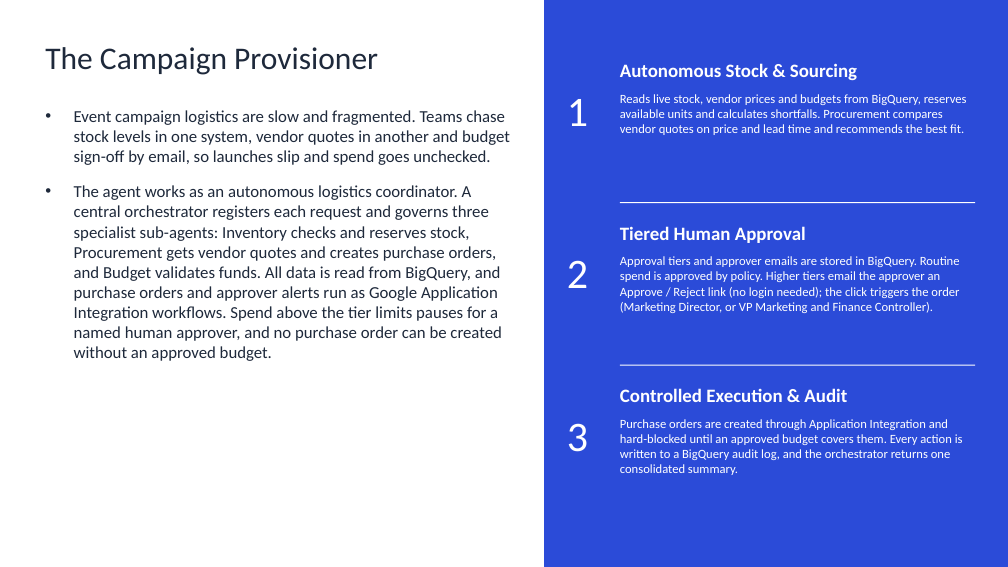
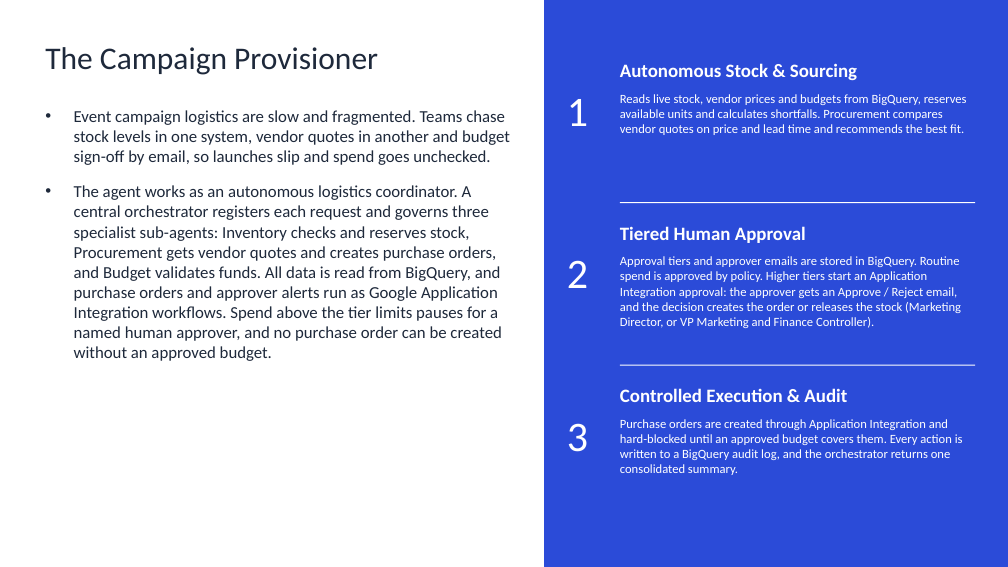
Before and after one commit to DasBalvinderDas/market-campaign-agent, a slide deck: slide 2 of docs/Campaign_Provisioner_Management_Deck.pptx. Drawn at 1008x567 pixels with LibreOffice and Linux fonts; fonts in the diff are those of the drawing. Boxes give left, top, right and bottom in pixels: in the first picture for what was removed or moved away, otherwise in the second. Text is boxed around its words. In the diff, an @@ line names an element or a change of style, - is before the commit and + after.

```diff
--- a/docs/Campaign_Provisioner_Management_Deck.pptx
+++ b/docs/Campaign_Provisioner_Management_Deck.pptx
@@ text at (x1=620, y1=256, x2=961, y2=328): text changed @@
-Approval tiers and approver emails are stored in BigQuery. Routine spend is approved by policy. Higher tiers email the approver an Approve / Reject link (no login needed); the click triggers the order (Marketing Director, or VP Marketing and Finance Controller).
+Approval tiers and approver emails are stored in BigQuery. Routine spend is approved by policy. Higher tiers start an Application Integration approval: the approver gets an Approve / Reject email, and the decision creates the order or releases the stock (Marketing Director, or VP Marketing and Finance Controller).
```
Also in this commit, not shown: 1 other slide changed, 6 other files.
